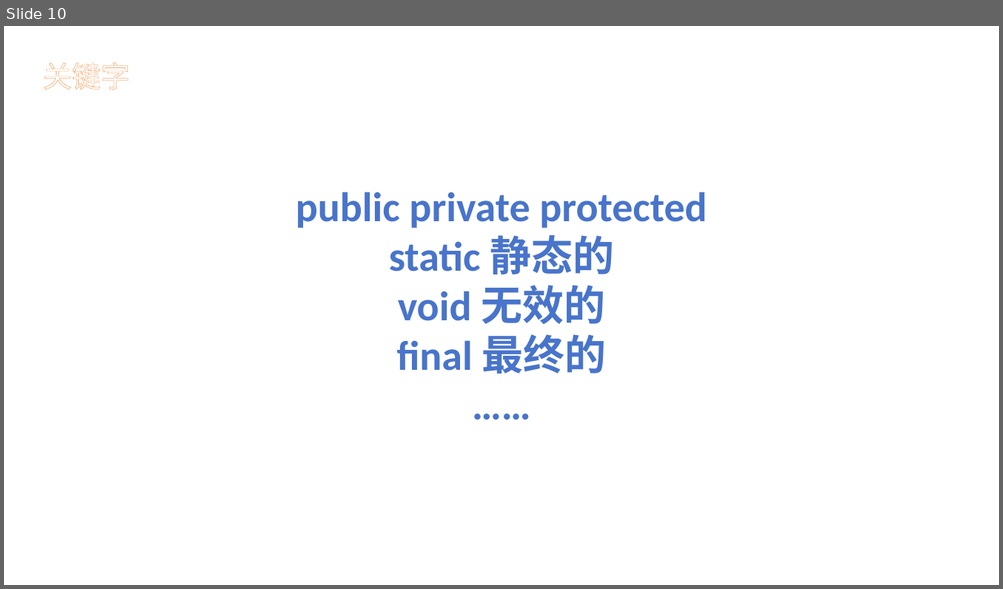
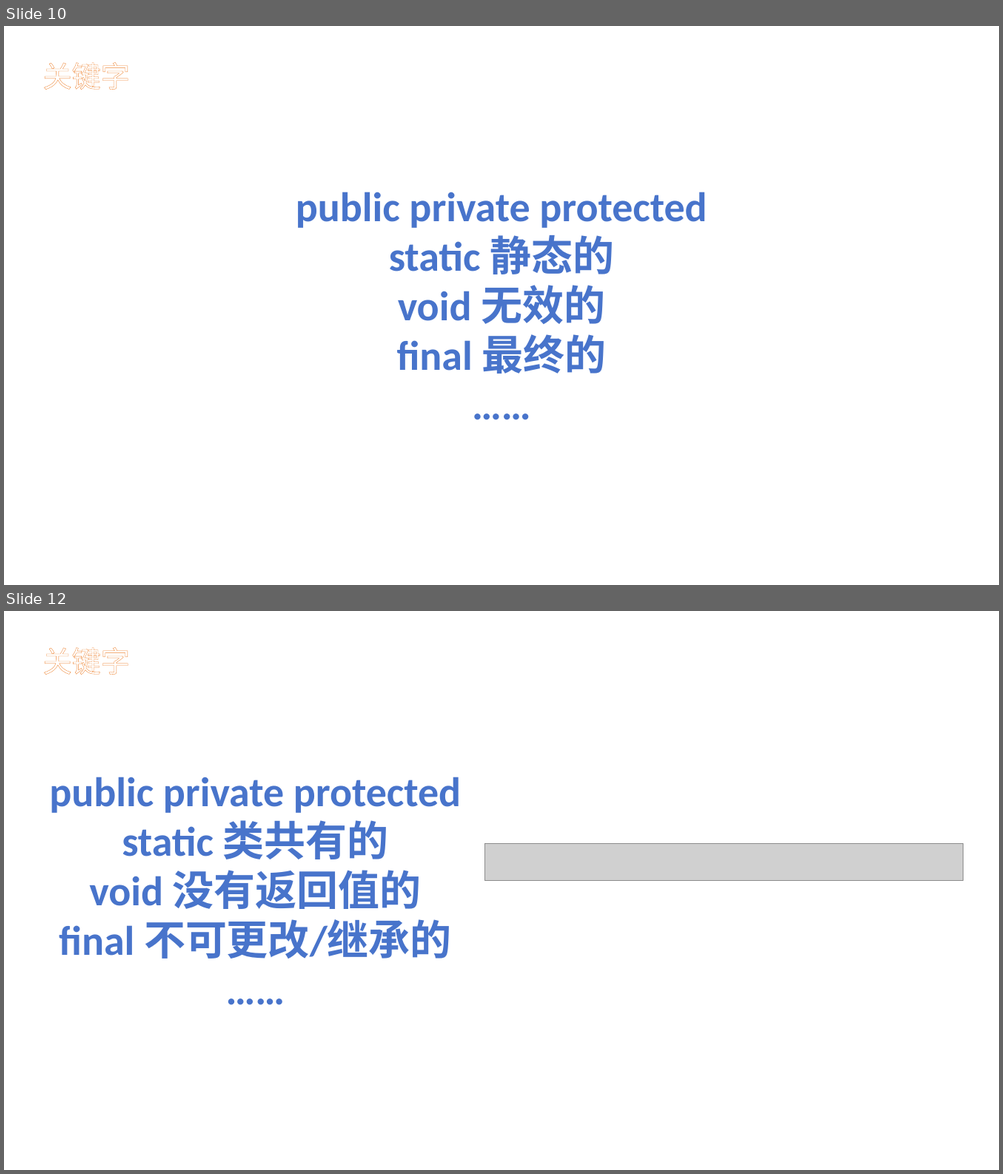
Before and after one commit to Ray0v0/CS109_Teaching, a slide deck: ppt/Java引入.pptx. Shown one above the other, each under a label of ours: slide 10 before the commit, slides 10 and 12 after it; the slides between them are not shown. The pictures are 1003x589 and 1003x1174 pixels, drawn with LibreOffice and Linux fonts; fonts in the diff are those of the drawing; grey boxes stand for pictures. Boxes give left, top, right and bottom in pixels: in the first picture for what was removed or moved away, otherwise in the second. Text is boxed around its words. In the diff, an @@ line names an element or a change of style, - is before the commit and + after.

```diff
--- a/ppt/Java引入.pptx
+++ b/ppt/Java引入.pptx
@@ slide 12 added at <box>4,611,999,1170</box>, background #FFFFFF @@
@@ text added at <box>43,647,130,675</box>, 28 pt, text #FFFFFF @@
+关键字
@@ text added at <box>49,777,461,959</box>, 40 pt, text #4874CB, bold @@
+public private protected
+static 类共有的
+void 没有返回值的
+final 不可更改/继承的
+……
@@ picture added at <box>484,844,963,880</box> @@
```
Also in this commit, not shown: 1 slide changed, 1 other slide added, 3 other files.
